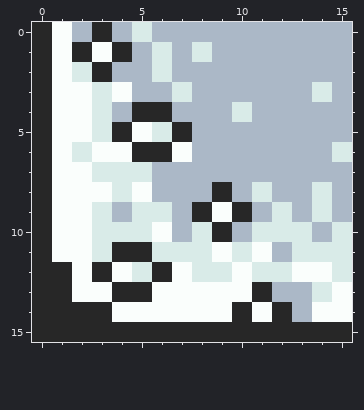
Pixel-art sprite -- snow02-glacier_bay/block-248.gif. Above: the version before the commit.
The file is 32x32 pixels, drawn in blocks of 2x2; one block is one cell here.
Now the later version:
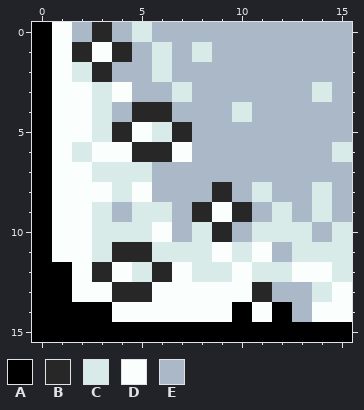
Palette (. is transparent): A #000000  B #272727  C #d9ebe8  D #fafefc  E #abb8c7
Difference:
Colour A replaces colour B in rows 0 to 11 at x 0; in rows 12 to 13 at x 0 to 1; in row 14 at x 0 to 3, 10 and 12; in row 15 at x 0 to 15.
